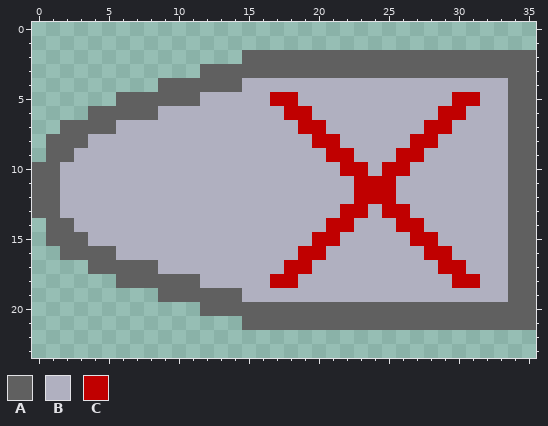
Two states of a pixel-art sprite, app/src/main/res/drawable/icon_ship_destroyed.png. The picture above was drawn from the file before the commit.
The file is 36x24 pixels. Pixels under 10% opacity are left out.
Palette (. is transparent): A #606060  B #b0b0c0  C #c00000
Pixels before, first column x 0:
 2 ...............AAAAAAAAAAAAAAAAAAAAA
 3 ............AAAAAAAAAAAAAAAAAAAAAAAA
 4 .........AAAAAABBBBBBBBBBBBBBBBBBBAA
 5 ......AAAAAABBBBBCCBBBBBBBBBBBCCBBAA
 6 ....AAAAABBBBBBBBBCCBBBBBBBBBCCBBBAA
 7 ..AAAABBBBBBBBBBBBBCCBBBBBBBCCBBBBAA
 8 .AAABBBBBBBBBBBBBBBBCCBBBBBCCBBBBBAA
 9 .AABBBBBBBBBBBBBBBBBBCCBBBCCBBBBBBAA
10 AABBBBBBBBBBBBBBBBBBBBCCBCCBBBBBBBAA
11 AABBBBBBBBBBBBBBBBBBBBBCCCBBBBBBBBAA
12 AABBBBBBBBBBBBBBBBBBBBBCCCBBBBBBBBAA
13 AABBBBBBBBBBBBBBBBBBBBCCBCCBBBBBBBAA
14 .AABBBBBBBBBBBBBBBBBBCCBBBCCBBBBBBAA
15 .AAABBBBBBBBBBBBBBBBCCBBBBBCCBBBBBAA
16 ..AAAABBBBBBBBBBBBBCCBBBBBBBCCBBBBAA
17 ....AAAAABBBBBBBBBCCBBBBBBBBBCCBBBAA
18 ......AAAAAABBBBBCCBBBBBBBBBBBCCBBAA
19 .........AAAAAABBBBBBBBBBBBBBBBBBBAA
20 ............AAAAAAAAAAAAAAAAAAAAAAAA
21 ...............AAAAAAAAAAAAAAAAAAAAA
The same view after the edit:
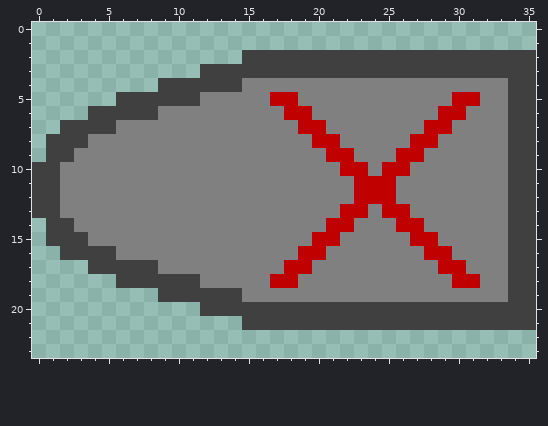
Change:
Colour A changes from #606060 to #404040.
Colour B changes from #b0b0c0 to #808080.
Changed places in both pictures, as pixel boxes (x1, y1, x2, y2):
changed: (32, 50, 536, 330)
